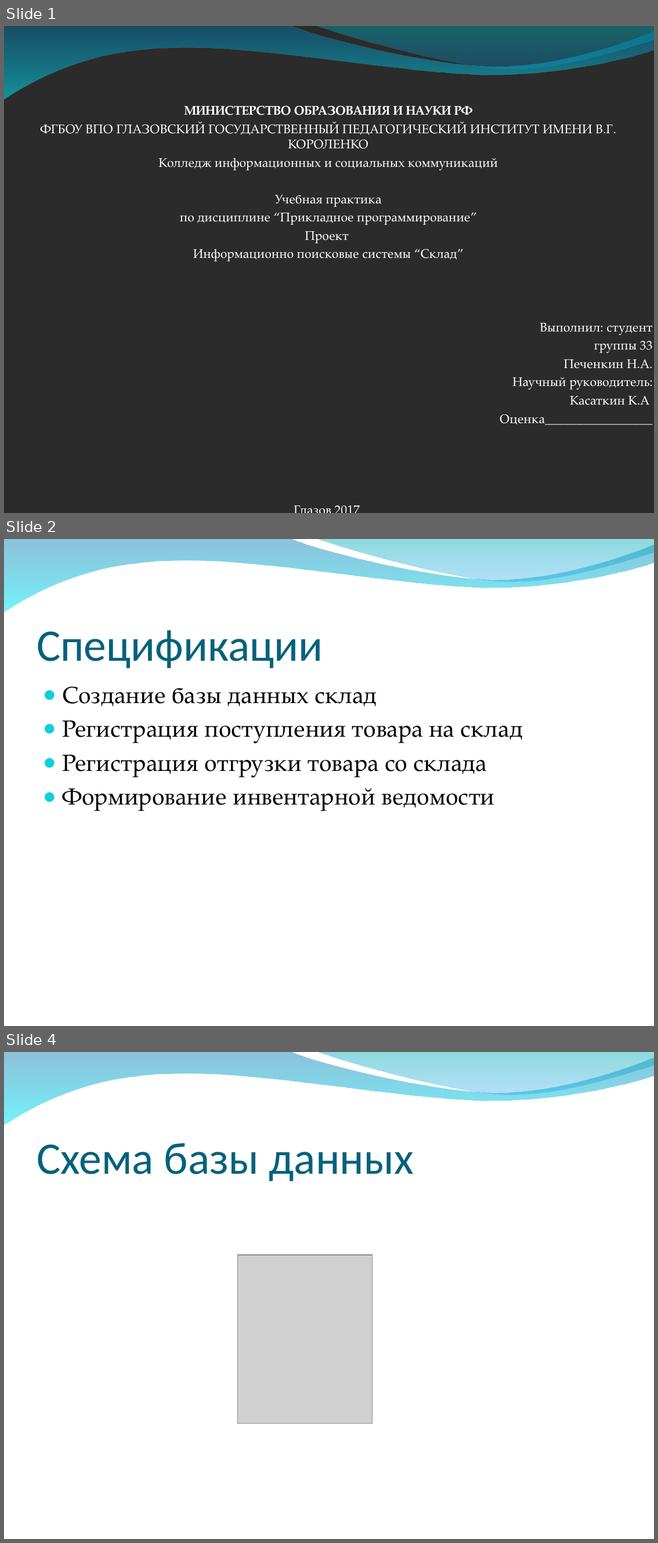
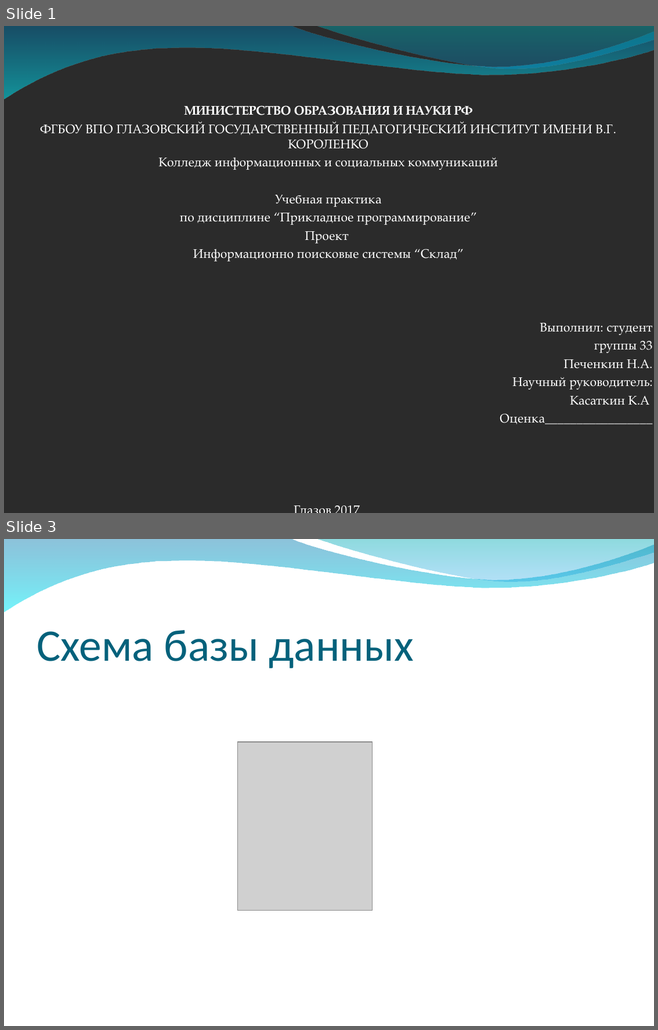
Before and after one commit to Superlate/Sklad, a slide deck: лучший в мире.ppt. Shown one above the other, each under a label of ours: slides 1, 2 and 4 before the commit, slides 1 and 3 after it; the slides between them are not shown. The pictures are 658x1543 and 658x1030 pixels, drawn with LibreOffice and Linux fonts; fonts in the diff are those of the drawing; grey boxes stand for pictures; background and template pictures are left out; a plain dark background stands for a picture behind light text. Boxes give left, top, right and bottom in pixels: in the first picture for what was removed or moved away, otherwise in the second. Text is boxed around its words. In the diff, an @@ line names an element or a change of style, - is before the commit and + after.

```diff
--- a/лучший в мире.ppt
+++ b/лучший в мире.ppt
@@ slide 2 removed at (x1=4, y1=539, x2=654, y2=1026), background picture (left out); not listed: 2 template elements that a slide beside it also shows @@
@@ title removed at (x1=36, y1=630, x2=323, y2=668) @@
-Спецификации
@@ text removed at (x1=62, y1=686, x2=523, y2=811) @@
-● Создание базы данных склад
-● Регистрация поступления товара на склад
-● Регистрация отгрузки товара со склада
-● Формирование инвентарной ведомости
@@ what was slide 4 is now slide 3 @@
```
Also in this commit, not shown: 6 slides changed, 1 other file.
